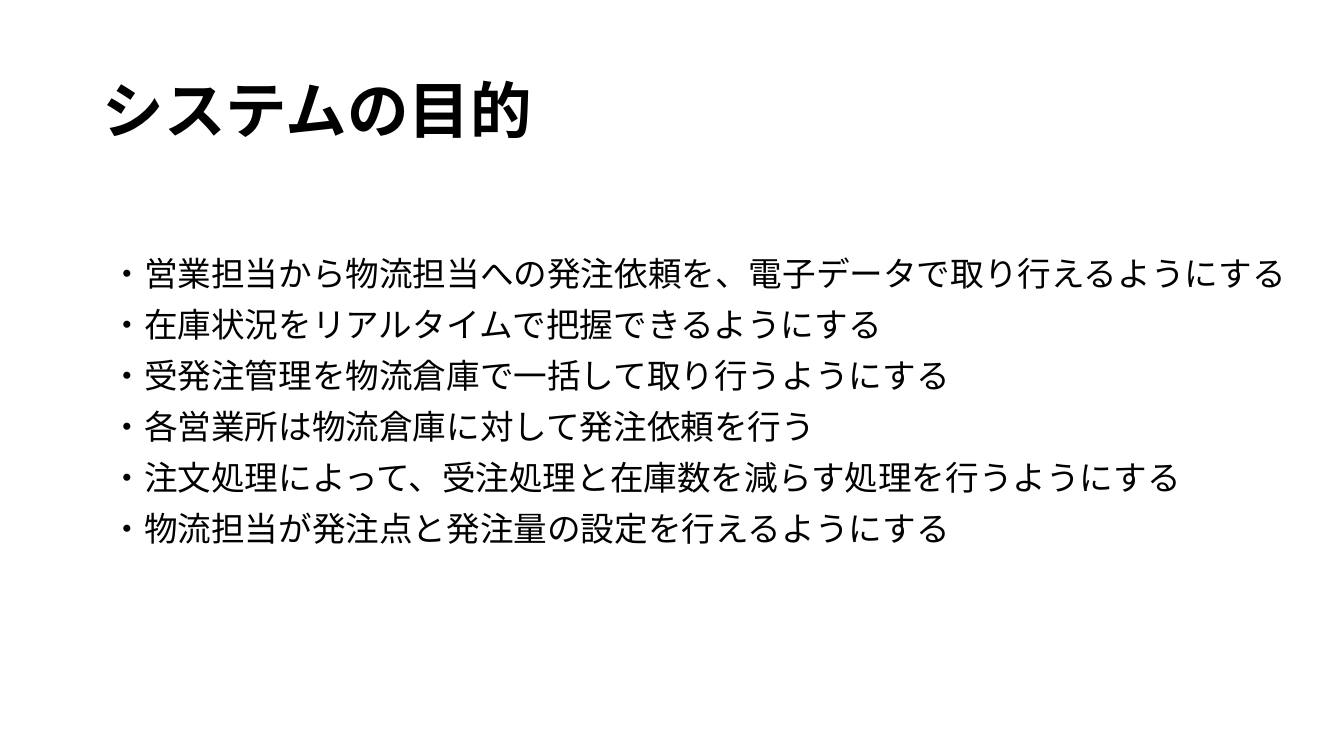
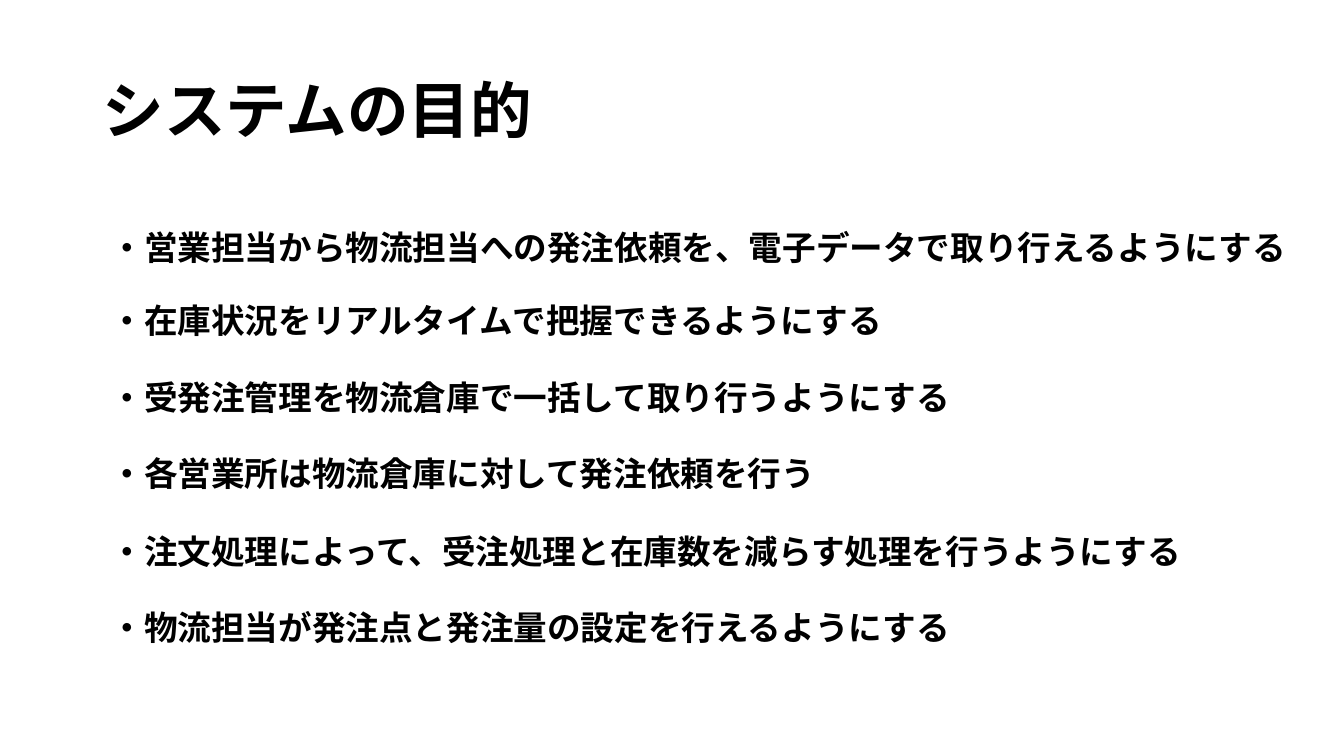
Before and after one commit to Yamanin3/system-devel, a slide deck: slide 3 of 企画発表プレゼンテーション.pptx (slide 2 before the commit). Drawn at 1344x756 pixels with LibreOffice and Linux fonts; fonts in the diff are those of the drawing; background and template pictures are left out. Boxes give left, top, right and bottom in pixels: in the first picture for what was removed or moved away, otherwise in the second. Text is boxed around its words. In the diff, an @@ line names an element or a change of style, - is before the commit and + after.

Commit message:
システムの目的スライドを追加

```diff
--- a/企画発表プレゼンテーション.pptx
+++ b/企画発表プレゼンテーション.pptx
@@ text "・営業担当から物流担当への発注依頼を、電子データで取り行えるようにする": place and size @@
-text "・営業担当から物流担当への発注依頼を、電子データで取り行えるようにする" at (110, 257, 1285, 289)
+text "・営業担当から物流担当への発注依頼を、電子データで取り行えるようにする" at (110, 231, 1285, 263)
@@ text "・受発注管理を物流倉庫で一括して取り行うようにする": place and size @@
-text "・受発注管理を物流倉庫で一括して取り行うようにする" at (110, 359, 949, 391)
+text "・受発注管理を物流倉庫で一括して取り行うようにする" at (110, 381, 949, 413)
@@ text "・各営業所は物流倉庫に対して発注依頼を行う": place and size @@
-text "・各営業所は物流倉庫に対して発注依頼を行う" at (110, 410, 815, 442)
+text "・各営業所は物流倉庫に対して発注依頼を行う" at (110, 457, 815, 489)
@@ text "・注文処理によって、受注処理と在庫数を減らす処理を行うようにする": place and size @@
-text "・注文処理によって、受注処理と在庫数を減らす処理を行うようにする" at (110, 461, 1181, 493)
+text "・注文処理によって、受注処理と在庫数を減らす処理を行うようにする" at (110, 535, 1181, 567)
@@ bold on in 6 elements at (110, 304, 881, 336), (110, 381, 949, 413), (110, 231, 1285, 263), (110, 457, 815, 489), (110, 535, 1181, 567), (110, 611, 949, 643) @@
@@ text "・物流担当が発注点と発注量の設定を行えるようにする": place and size @@
-text "・物流担当が発注点と発注量の設定を行えるようにする" at (110, 512, 949, 544)
+text "・物流担当が発注点と発注量の設定を行えるようにする" at (110, 611, 949, 643)
```
Also in this commit, not shown: 1 other slide changed, 1 slide added.
